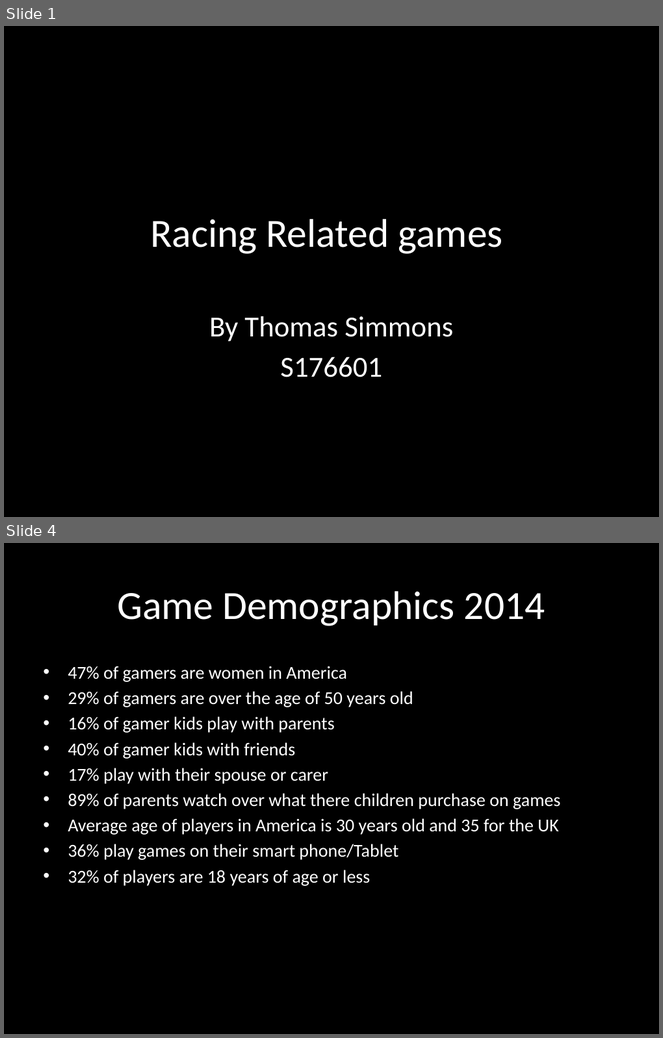
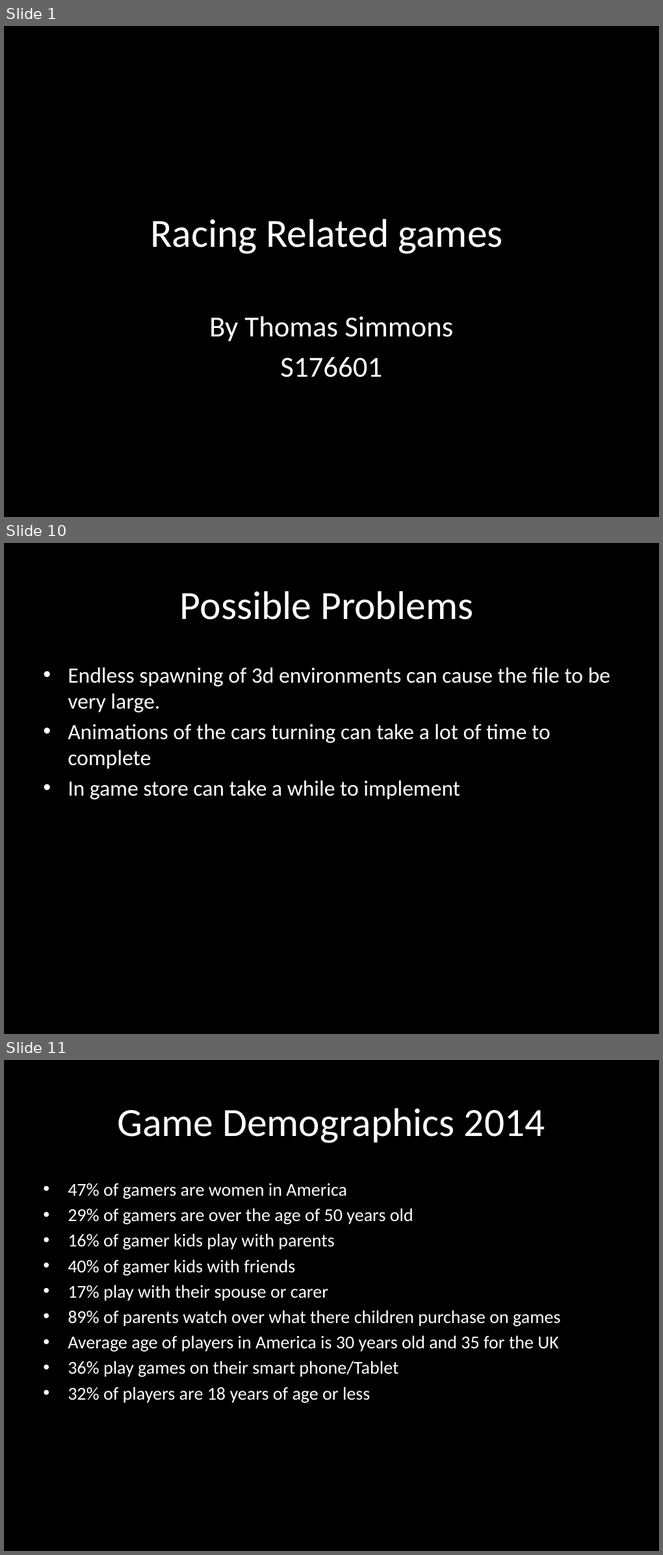
Before and after one commit to UoSGroupProjects1718/level-6-l6-group-9, a slide deck: Research/Racing Game/Racing Related games.pptx. Shown one above the other, each under a label of ours: slides 1 and 4 before the commit, slides 1, 10 and 11 after it; the slides between them are not shown. The pictures are 663x1038 and 663x1555 pixels, drawn with LibreOffice and Linux fonts; fonts in the diff are those of the drawing. Boxes give left, top, right and bottom in pixels: in the first picture for what was removed or moved away, otherwise in the second. Text is boxed around its words. In the diff, an @@ line names an element or a change of style, - is before the commit and + after.

Commit message:
Rcaing game
updated reserach of racing games

```diff
--- a/Research/Racing Game/Racing Related games.pptx
+++ b/Research/Racing Game/Racing Related games.pptx
@@ slide 10 added at <box>4,543,659,1034</box>, background #000000 @@
@@ title added at <box>180,591,473,620</box>, 44 pt, text #FFFFFF @@
+Possible Problems
@@ text added at <box>68,667,610,800</box>, 24 pt, text #FFFFFF @@
+• Endless spawning of 3d environments can cause the file to be very large.
+• Animations of the cars turning can take a lot of time to complete
+• In game store can take a while to implement
@@ what was slide 4 is now slide 11 @@
```
Also in this commit, not shown: 2 slides changed, 6 other slides added.
